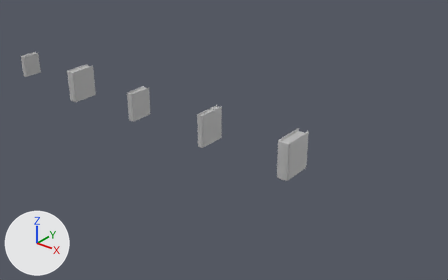
One commit to the FBX model Assets/04_Models/Bibliotheque/Livres.fbx: the scene before it, then after it.
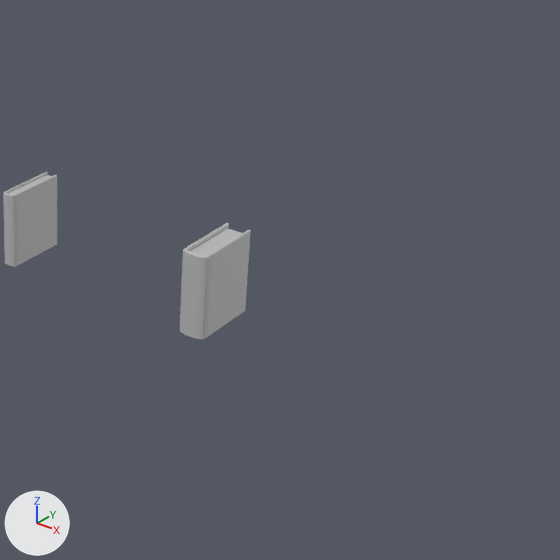
Each version is shown whole from a 50 mm camera at (11.72, -12.42, 2.59) aimed at (8.04, -7.83, -0.26), then close up on the part from 44% to 100% of the width and 10% to 100% of the height. Lighting does not change. The marker at lower left points along +X, +Y and +Z. Where no turn or scale is listed for an object, it has been applied to the vertices.

Objects in the first close-up: 'Livre_Fin', 'Livre_Gros'.
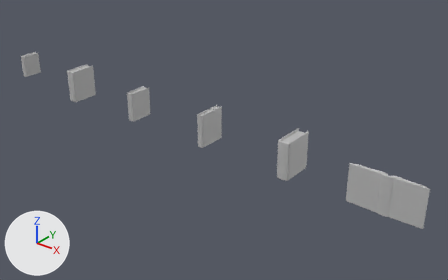
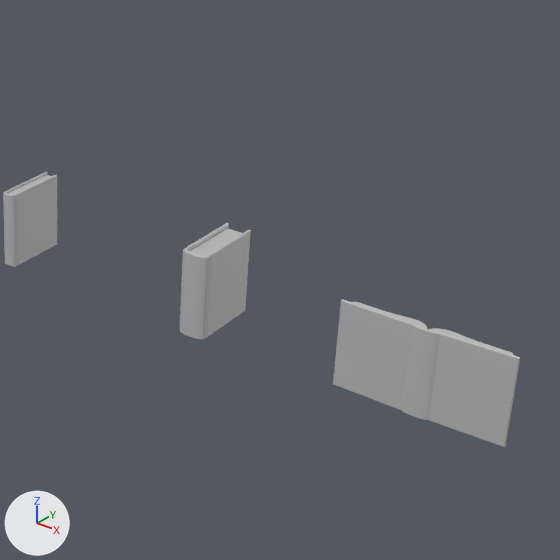
What differs and where, as boxes [x1, y1, x2, y2] in the close-ups (560 x 560 px):
'Livre_Ouvert', added: after [333, 299, 520, 447]

The change in detail:
Mesh me_mesh_1 is new.
It has 216 vertices, 212 faces and spans x -0.35..0.35, y -0.036..0.036, z -0.187..0.187.
It uses material mat_lambert1 (grey #bcbcbc).
Object 'Livre_Ouvert' (ob_livre_ouvert) is new; it shows me_mesh_1.
Its location is (10.0, -8.133, -0.053).
